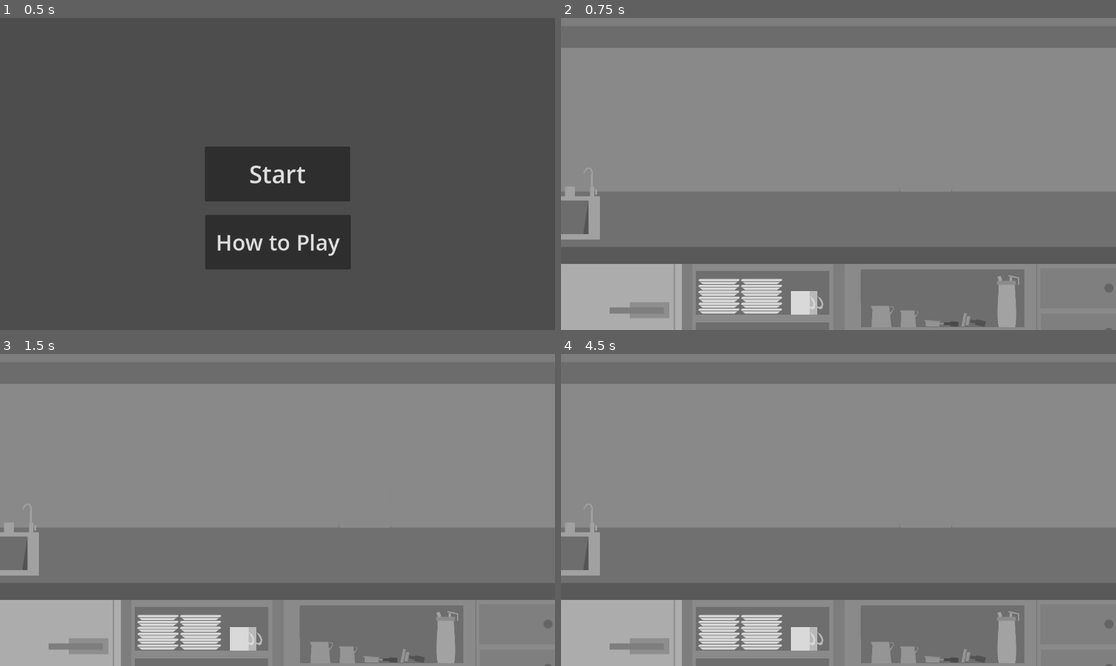
Above: before the commit, frames 1-4 (two rows, left to right).
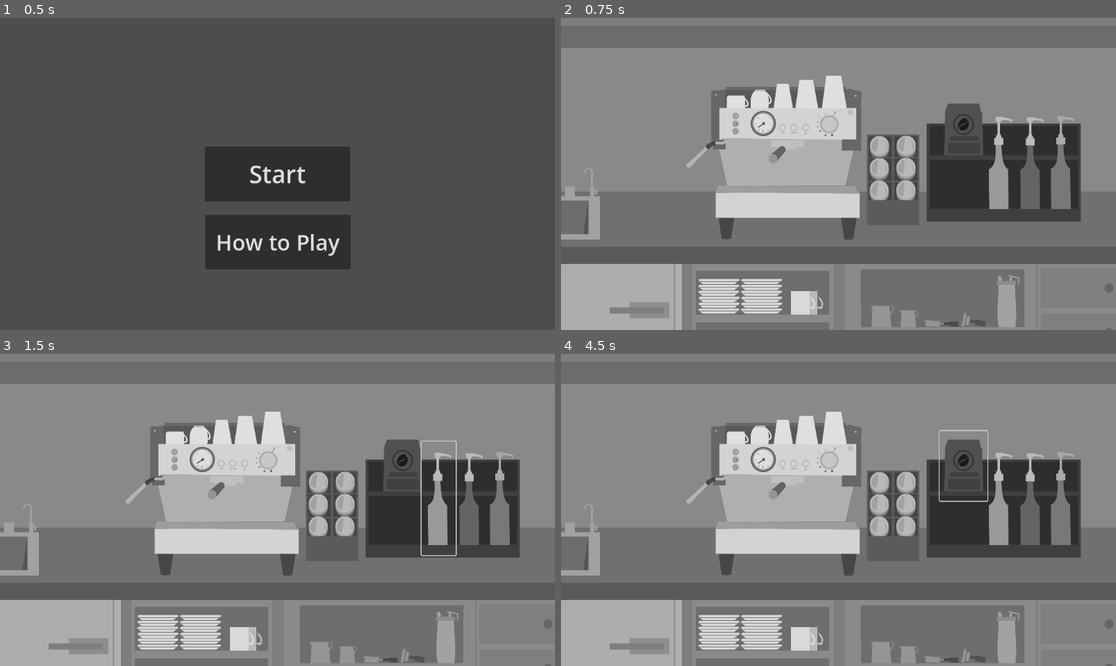
Above: after the commit, the same moments.

Repository: nyan-kaaaat/Mocha-and-Monsters
Game: Godot game, scene res://controller/MainMenu.tscn
Two runs of this game, one before a commit and one after it. Both use one fixed random seed, a clock stepped at 60 frames per second and the inputs below.
Inputs (mouse positions are in pixels of both pictures, inside the frame that each line leads up to; where the layout moved, square brackets give the same spot in the first picture):
- Up to frame 1 (0.5 s): no input
- Up to frame 2 (0.75 s): click "Start" at 0.5 s
- Up to frame 3 (1.5 s): click (438, 497) [183, 653] at 1.25 s
- Up to frame 4 (4.5 s): click (738, 438) at 2.02 s; click (1032, 500) [633, 644] at 2.75 s; click (760, 438) at 3.52 s; click (966, 466) [1021, 588] at 4.25 s

Frame 1 is identical in both runs. In frame 2, 20% of the frame differs, in the area x 22-94%, y 18-72%; in frame 3, 20%; in frame 4, 20%.

Commit message:
changed baackground, changed background visibility layer, changed size, position and z index of all buttons

Diff:
--- a/mocha-and-monsters-game/controller/game.tscn
+++ b/mocha-and-monsters-game/controller/game.tscn
@@ -1,6 +1,5 @@
 [gd_scene load_steps=12 format=3 uid="uid://ci86k2o47mbg4"]
 
-[ext_resource type="Texture2D" uid="uid://c0f5c5nfo8qe4" path="res://assets/m&m background.png" id="1_7drek"]
 [ext_resource type="Script" path="res://controller/game.gd" id="1_ipyyi"]
 [ext_resource type="Texture2D" uid="uid://cs2lhrxfcdwpm" path="res://assets/coffeecups_smallest.png" id="2_2pce8"]
 [ext_resource type="Texture2D" uid="uid://dr6y02okbt6bq" path="res://assets/syrup bottle1.png" id="2_jrssr"]
@@ -11,64 +10,102 @@
 [ext_resource type="Texture2D" uid="uid://dgwy6y5vmsxuk" path="res://assets/coffeecups_large.png" id="5_0moje"]
 [ext_resource type="Texture2D" uid="uid://b2q4ccut1hv3g" path="res://assets/coffeebean.png" id="5_a0x3u"]
 [ext_resource type="Texture2D" uid="uid://b3p8qbn41xxdu" path="res://assets/coffeecups_largest.png" id="6_1jx18"]
+[ext_resource type="Texture2D" uid="uid://bjrx0ds23n86o" path="res://assets/m&m_background.png" id="11_0bsjd"]
 
 [node name="Game" type="Node2D"]
 script = ExtResource("1_ipyyi")
 
-[node name="CoffeeMaker" type="Node2D" parent="."]
+[node name="CanvasLayer" type="CanvasLayer" parent="."]
+layer = -1
+
+[node name="TextureRect" type="TextureRect" parent="CanvasLayer"]
+anchors_preset = 15
+anchor_right = 1.0
+anchor_bottom = 1.0
+grow_horizontal = 2
+grow_vertical = 2
+size_flags_horizontal = 0
+texture = ExtResource("11_0bsjd")
+expand_mode = 1
+
+[node name="CoffeeMaker" type="Control" parent="."]
+z_index = 1
+layout_mode = 3
+anchors_preset = 15
+anchor_right = 1.0
+anchor_bottom = 1.0
+grow_horizontal = 2
+grow_vertical = 2
 
 [node name="CupSizeSmallest" type="Button" parent="CoffeeMaker"]
-offset_left = 1256.0
-offset_top = 500.0
-offset_right = 1489.0
-offset_bottom = 692.0
+z_as_relative = false
+layout_mode = 1
+anchors_preset = 1
+anchor_left = 1.0
+anchor_right = 1.0
+offset_left = 338.0
+offset_top = 139.0
+offset_right = 394.0
+offset_bottom = 212.0
+grow_horizontal = 0
 size_flags_vertical = 0
 icon = ExtResource("2_2pce8")
 flat = true
 expand_icon = true
 
 [node name="CupSizeSmall" type="Button" parent="CoffeeMaker"]
-offset_left = 1504.0
-offset_top = 500.0
-offset_right = 1698.0
-offset_bottom = 725.0
+offset_left = 388.0
+offset_top = 120.0
+offset_right = 443.0
+offset_bottom = 227.0
 icon = ExtResource("3_ae8tl")
 flat = true
 expand_icon = true
 
 [node name="CupSizeMedium" type="Button" parent="CoffeeMaker"]
-offset_left = 1721.0
-offset_top = 441.0
-offset_right = 1901.0
-offset_bottom = 692.0
+offset_left = 436.0
+offset_top = 119.0
+offset_right = 487.0
+offset_bottom = 206.0
 size_flags_horizontal = 4
 icon = ExtResource("4_22b6i")
 flat = true
+expand_icon = true
 
 [node name="CupSizeLarge" type="Button" parent="CoffeeMaker"]
-offset_left = 1941.0
-offset_top = 387.0
-offset_right = 2168.0
-offset_bottom = 689.0
+offset_left = 481.0
+offset_top = 100.0
+offset_right = 540.0
+offset_bottom = 216.0
 icon = ExtResource("5_0moje")
 flat = true
+expand_icon = true
 
 [node name="CupSizeLargest" type="Button" parent="CoffeeMaker"]
-offset_left = 2222.0
-offset_top = 329.0
-offset_right = 2492.0
-offset_bottom = 694.0
+offset_left = 535.0
+offset_top = 89.0
+offset_right = 600.0
+offset_bottom = 220.0
 icon = ExtResource("6_1jx18")
 flat = true
+expand_icon = true
 
-[node name="Ingredient Cabinet" type="Node2D" parent="."]
-visibility_layer = 3
+[node name="Ingredient Cabinet" type="Control" parent="."]
+light_mask = 2
+visibility_layer = 2
+layout_mode = 3
+anchors_preset = 15
+anchor_right = 1.0
+anchor_bottom = 1.0
+grow_horizontal = 2
+grow_vertical = 2
 
 [node name="SyrupFlowerButton" type="Button" parent="Ingredient Cabinet"]
-offset_left = 257.0
-offset_top = 224.0
-offset_right = 501.0
-offset_bottom = 1021.0
+z_index = 1
+offset_left = 875.0
+offset_top = 182.0
+offset_right = 946.0
+offset_bottom = 418.0
 size_flags_horizontal = 4
 button_mask = 7
 icon = ExtResource("2_jrssr")
@@ -76,28 +113,31 @@
 expand_icon = true
 
 [node name="SyrupButtonBean" type="Button" parent="Ingredient Cabinet"]
-offset_left = 42.0
-offset_top = 230.0
-offset_right = 257.0
-offset_bottom = 978.0
+z_index = 1
+z_as_relative = false
+offset_left = 944.0
+offset_top = 197.0
+offset_right = 1019.0
+offset_bottom = 410.0
 icon = ExtResource("3_r6ufv")
 flat = true
 expand_icon = true
 
 [node name="SyrupButtonCube" type="Button" parent="Ingredient Cabinet"]
-offset_left = 523.0
-offset_top = 270.0
-offset_right = 751.0
-offset_bottom = 1058.0
+z_index = 1
+offset_left = 1006.0
+offset_top = 47.0
+offset_right = 1075.0
+offset_bottom = 562.0
 icon = ExtResource("4_5d7w5")
 flat = true
 expand_icon = true
 
 [node name="CoffeeBeans" type="Button" parent="Ingredient Cabinet"]
-offset_left = 759.0
-offset_top = 221.0
-offset_right = 1164.0
-offset_bottom = 746.0
+offset_left = 786.0
+offset_top = 160.0
+offset_right = 885.0
+offset_bottom = 305.0
 icon = ExtResource("5_a0x3u")
 flat = true
 expand_icon = true
@@ -108,18 +148,6 @@
 
 [node name="Levels(?)" type="Node2D" parent="."]
 
-[node name="CanvasLayer" type="CanvasLayer" parent="."]
-
-[node name="TextureRect" type="TextureRect" parent="CanvasLayer"]
-anchors_preset = 15
-anchor_right = 1.0
-anchor_bottom = 1.0
-grow_horizontal = 2
-grow_vertical = 2
-size_flags_horizontal = 0
-texture = ExtResource("1_7drek")
-expand_mode = 1
-
 [connection signal="pressed" from="CoffeeMaker/CupSizeSmallest" to="." method="_on_cup_size_pressed"]
 [connection signal="pressed" from="CoffeeMaker/CupSizeSmall" to="." method="_on_cup_size_small_pressed"]
 [connection signal="pressed" from="CoffeeMaker/CupSizeMedium" to="." method="_on_cup_size_medium_pressed"]
Binary file removed: mocha-and-monsters-game/assets/m&m background.png
Binary file added: mocha-and-monsters-game/assets/m&m_background.png
Not shown, changed: mocha-and-monsters-game/assets/m&m_background.png.import
